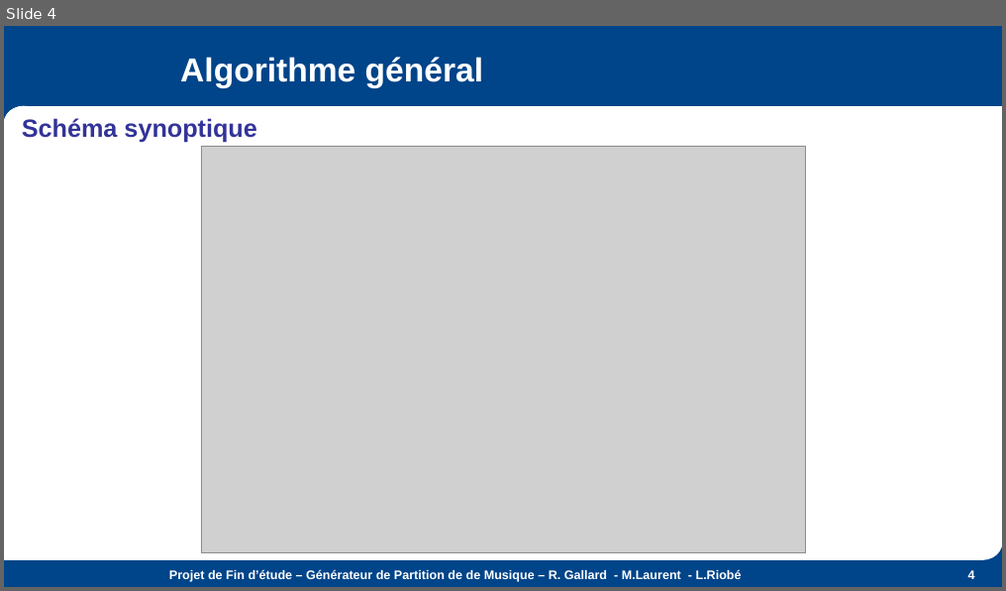
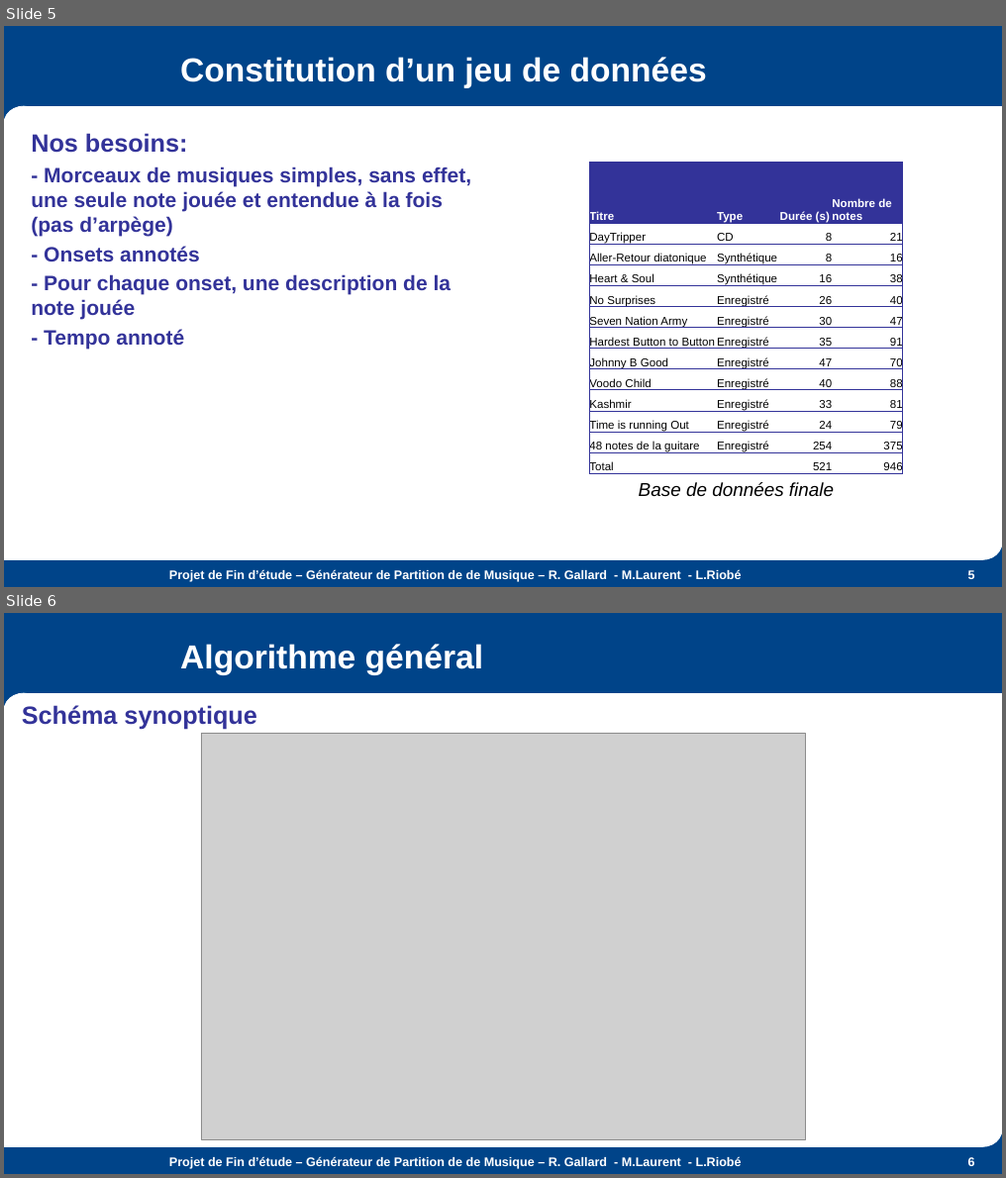
Before and after one commit to the-midge/gentab, a slide deck: Docs/Présentation-PFE.pptx. Shown one above the other, each under a label of ours: slide 4 before the commit, slides 5 and 6 after it. The pictures are 1006x591 and 1006x1178 pixels, drawn with LibreOffice and Linux fonts; fonts in the diff are those of the drawing; grey boxes stand for pictures; background and template pictures are left out. Boxes give left, top, right and bottom in pixels: in the first picture for what was removed or moved away, otherwise in the second. Text is boxed around its words. In the diff, an @@ line names an element or a change of style, - is before the commit and + after.

```diff
--- a/Docs/Présentation-PFE.pptx
+++ b/Docs/Présentation-PFE.pptx
@@ slide 5 added at <box>4,26,1002,587</box>, background #004489; not listed: 7 template elements that a slide beside it also shows @@
@@ title added at <box>180,57,707,88</box>, 32 pt, text #FFFFFF, bold @@
+Constitution d’un jeu de données
@@ text added at <box>31,133,471,349</box>, 20 pt, text #333399, bold @@
+Nos besoins:
+- Morceaux de musiques simples, sans effet, une seule note jouée et entendue à la fois (pas d’arpège)
+- Onsets annotés
+- Pour chaque onset, une description de la note jouée
+- Tempo annoté
@@ table added at <box>589,163,903,477</box>, 13 rows, 4 columns @@
+Titre | Type | Durée (s) | Nombre de notes
+DayTripper | CD | 8 | 21
+Aller-Retour diatonique | Synthétique | 8 | 16
+Heart & Soul | Synthétique | 16 | 38
+No Surprises | Enregistré | 26 | 40
+Seven Nation Army | Enregistré | 30 | 47
+Hardest Button to Button | Enregistré | 35 | 91
+Johnny B Good | Enregistré | 47 | 70
+Voodo Child | Enregistré | 40 | 88
+Kashmir | Enregistré | 33 | 81
+Time is running Out | Enregistré | 24 | 79
+48 notes de la guitare | Enregistré | 254 | 375
+Total |  | 521 | 946
@@ text added at <box>639,482,834,497</box>, 18 pt, text #000000, italic @@
+Base de données finale
@@ text added at <box>169,570,742,582</box>, 12 pt, text #FFFFFF, bold @@
+Projet de Fin d’étude – Générateur de Partition de de Musique – R. Gallard - M.Laurent - L.Riobé
@@ page number added at <box>968,570,975,579</box>, 12 pt, text #FFFFFF, bold @@
+5
@@ what was slide 4 is now slide 6 @@
@@ page number at <box>968,1157,975,1166</box>: text changed @@
-4
+6
```
Also in this commit, not shown: 7 slides changed, 7 other slides added, 16 other files.
